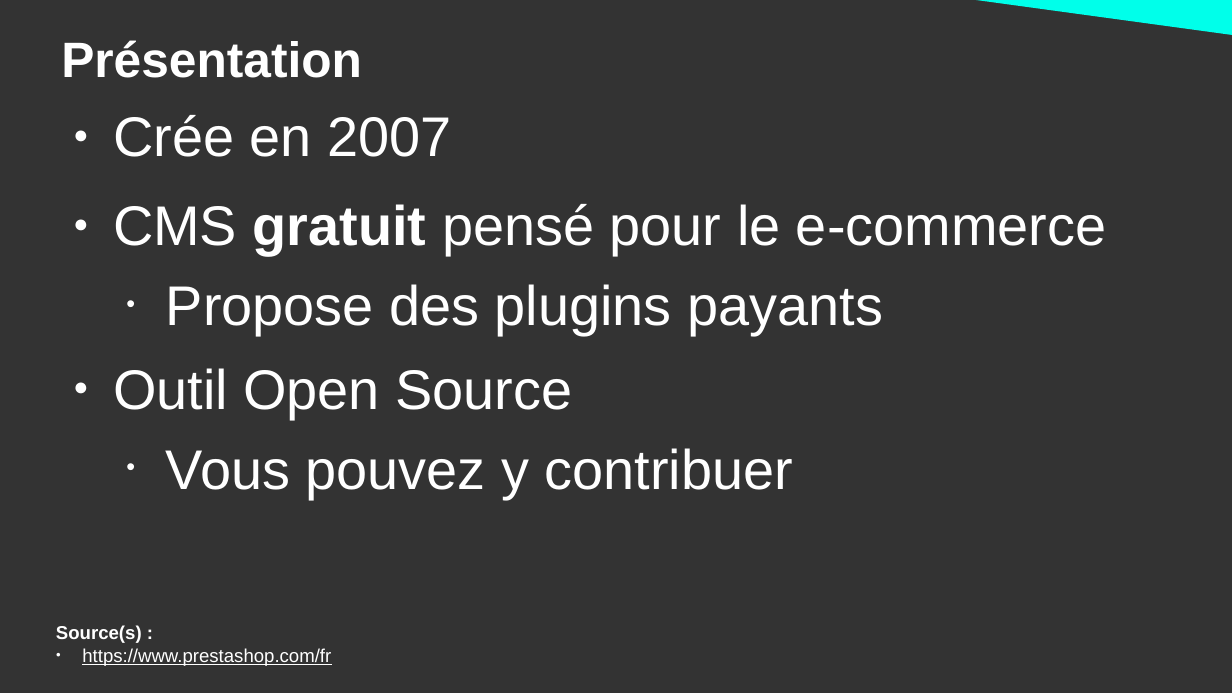
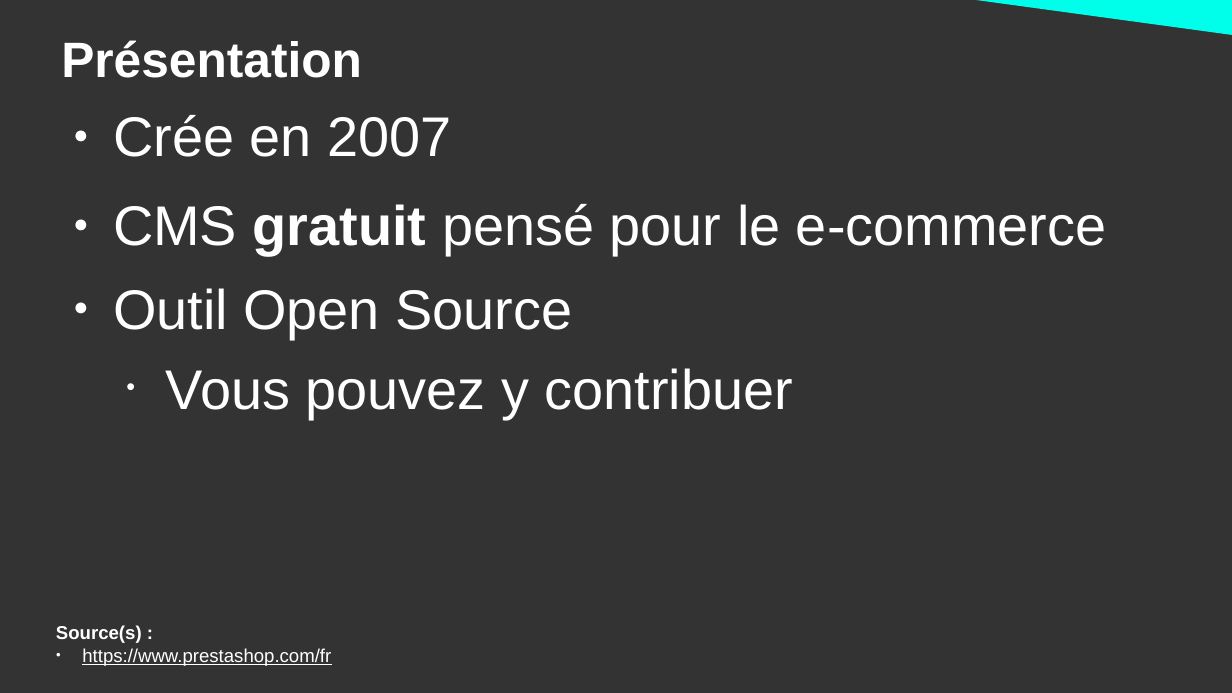
Before and after one commit to DanYellow/cours, a slide deck: slide 6 of gestion-de-contenus-spécialisee-s4/travaux-pratiques/numero-1/presentation.odp. Drawn at 1232x693 pixels with LibreOffice and Linux fonts; fonts in the diff are those of the drawing. Boxes give left, top, right and bottom in pixels: in the first picture for what was removed or moved away, otherwise in the second. Text is boxed around its words. In the diff, an @@ line names an element or a change of style, - is before the commit and + after.

```diff
--- a/gestion-de-contenus-spécialisee-s4/travaux-pratiques/numero-1/presentation.odp
+++ b/gestion-de-contenus-spécialisee-s4/travaux-pratiques/numero-1/presentation.odp
@@ text at (166,284,883,335): paragraph removed @@
-  • Propose des plugins payants
```
Also in this commit, not shown: 5 other slides changed, 6 slides added, 1 slide removed, 7 other files.
